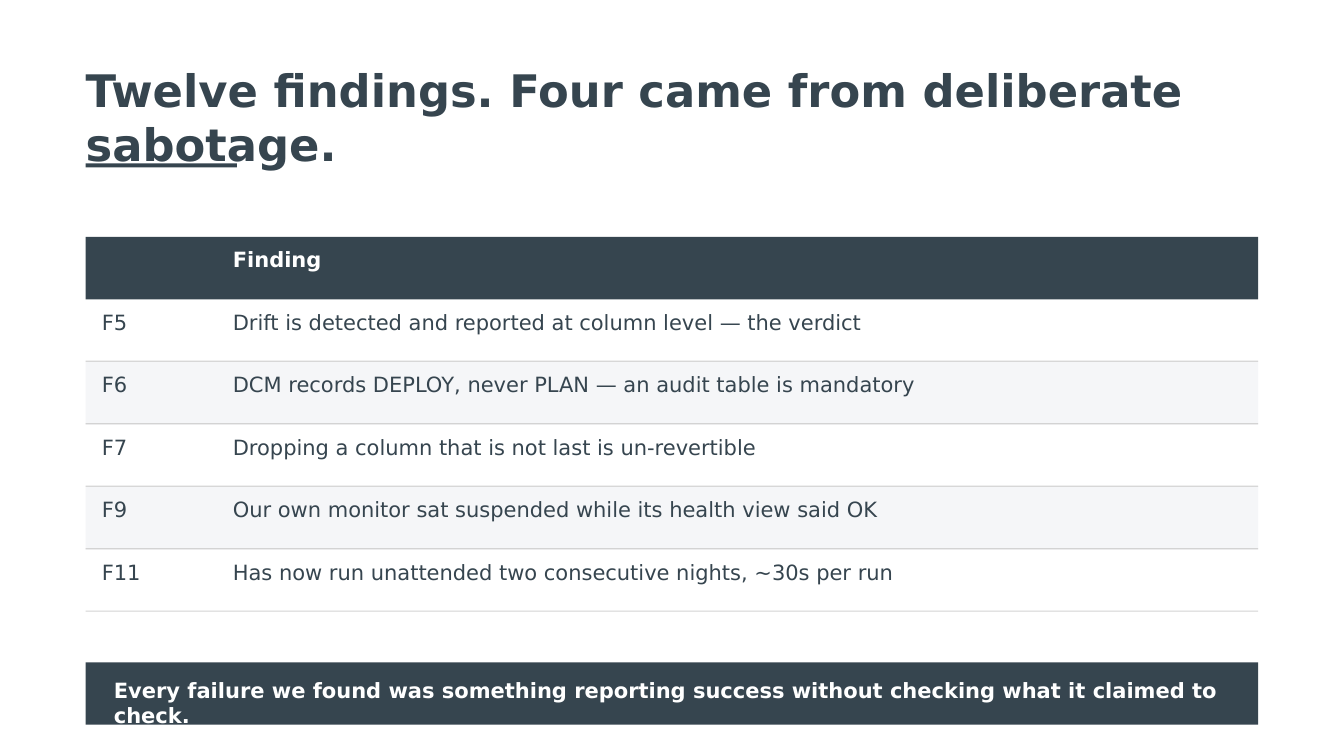
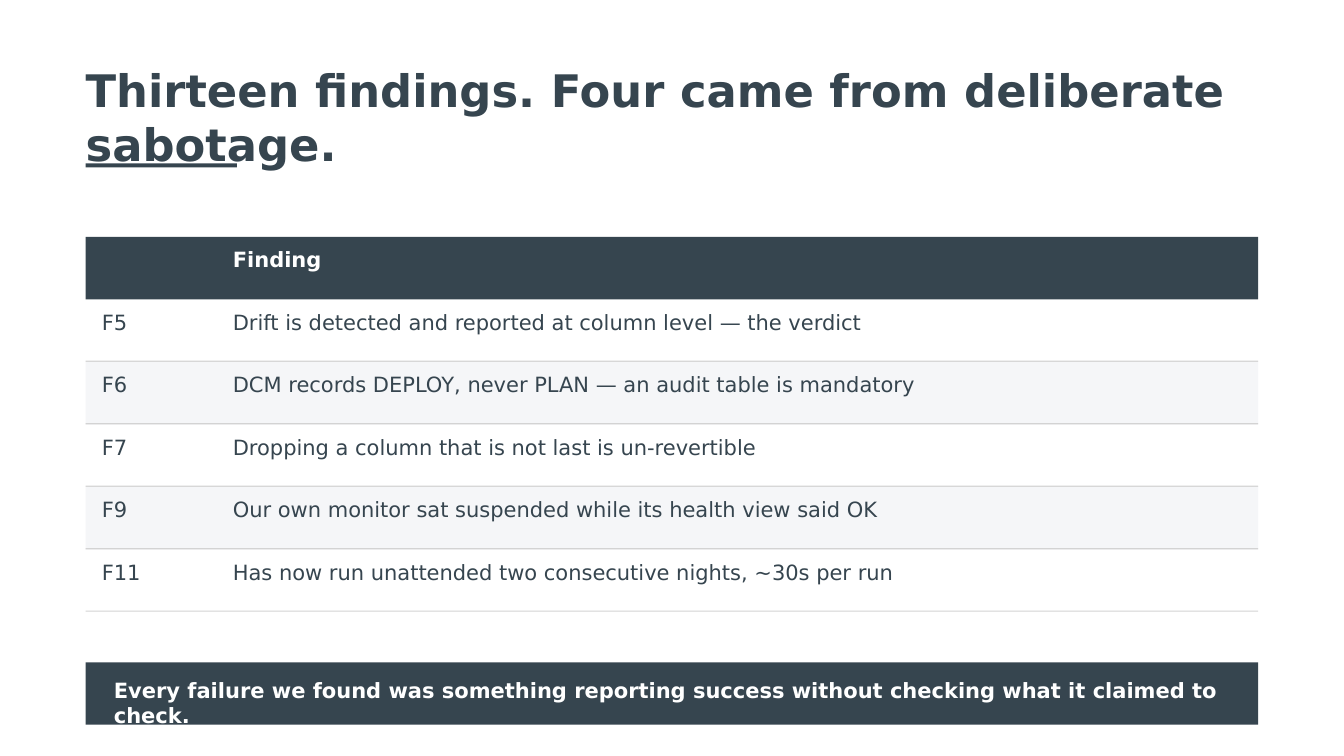
Before and after one commit to Codefordataengg/DMC_PBI, a slide deck: slide 16 of docs/DCM_Presentation.pptx. Drawn at 1344x756 pixels with LibreOffice and Linux fonts; fonts in the diff are those of the drawing. Boxes give left, top, right and bottom in pixels: in the first picture for what was removed or moved away, otherwise in the second. Text is boxed around its words. In the diff, an @@ line names an element or a change of style, - is before the commit and + after.

```diff
--- a/docs/DCM_Presentation.pptx
+++ b/docs/DCM_Presentation.pptx
@@ text at (x1=86, y1=73, x2=1224, y2=170): text changed @@
-Twelve findings. Four came from deliberate sabotage.
+Thirteen findings. Four came from deliberate sabotage.
```
Also in this commit, not shown: 2 other slides changed, 4 other files.
